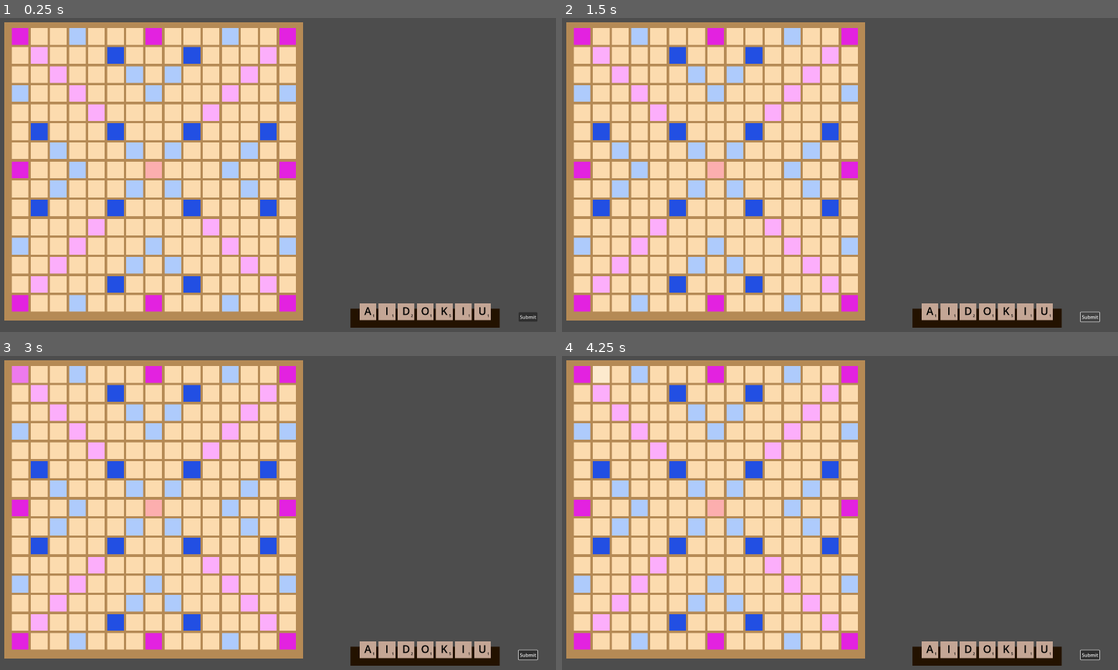
Above: before the commit, frames 1-4 (two rows, left to right).
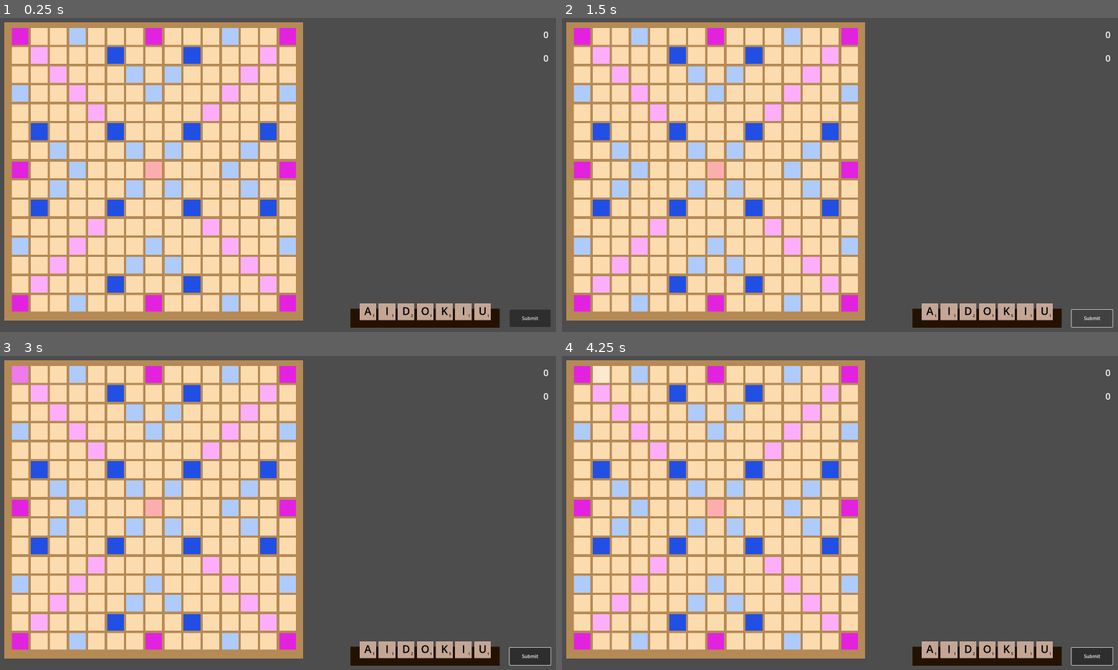
Above: after the commit, the same moments.

Repository: frances-m/scrabble-clone
Game: Godot game, scene res://scrabble.tscn
Same seed, same stepped clock (60 frames per second), same inputs: the game is played once before the commit and once after it.
Inputs (mouse positions are in pixels of both pictures, inside the frame that each line leads up to):
- Up to frame 1 (0.25 s): no input
- Up to frame 2 (1.5 s): click "Submit" at 0.5 s; click "Submit" at 1.25 s
- Up to frame 3 (3 s): click "Submit" at 2 s; tap Enter at 2.75 s; move the mouse to (22, 374) at 2.77 s; click (22, 374) at 2.85 s
- Up to frame 4 (4.25 s): tap Space at 3.5 s; move the mouse to (600, 374) at 3.52 s; click (600, 374) at 3.6 s

The runs differ from the first frame. In frame 1, 0.4% of the frame differs, in the area x 69-99%, y 4-99%; in frame 2, 0.2%; in frame 3, 0.5%, in the area x 69-100%, y 4-99%; in frame 4, 0.5%.

Commit message:
display and update score

Diff:
--- a/board_state.gd
+++ b/board_state.gd
@@ -15,10 +15,12 @@
 		"col": square.col,
 	})
 	tile.square = square
+	square.tile = tile
 	tile.connect("started_moving", Callable(self, "_remove_from_pending"))
 
 func _remove_from_pending(tile: Sprite2D) -> void:
 	tile.disconnect("started_moving", Callable(self, "_remove_from_pending"))
+	tile.square.tile = null
 	tile.square = null
 	var idx = pending_tiles.find_custom(func(t): return t["tile"] == tile)
 	if idx == -1:
--- a/globals.gd
+++ b/globals.gd
@@ -1,4 +1,6 @@
 extends Node
+
+var current_player: int = 1
 
 var tile_size: float = 54.0
 
--- /dev/null
+++ b/score.gd
@@ -0,0 +1,11 @@
+extends Control
+
+func _ready() -> void:
+	Scorer.connect("score_updated", Callable(self, "update_score"))
+
+func get_player() -> int:
+	return get_meta("player", 0)
+
+func update_score(player: int, score: int) -> void:
+	if get_player() == player:
+		%Label.text = str(score)
--- /dev/null
+++ b/score.tscn
@@ -0,0 +1,25 @@
+[gd_scene load_steps=2 format=3 uid="uid://camdjstu0b8b6"]
+
+[ext_resource type="Script" uid="uid://cm0axl3agc4lv" path="res://score.gd" id="1_t1x8i"]
+
+[node name="Score" type="Control"]
+layout_mode = 3
+anchors_preset = 15
+anchor_right = 1.0
+anchor_bottom = 1.0
+offset_right = -1715.0
+offset_bottom = -1034.0
+grow_horizontal = 2
+grow_vertical = 2
+script = ExtResource("1_t1x8i")
+metadata/player = 0
+
+[node name="Label" type="RichTextLabel" parent="."]
+unique_name_in_owner = true
+layout_mode = 0
+offset_right = 185.0
+offset_bottom = 43.0
+theme_override_font_sizes/normal_font_size = 30
+text = "0"
+horizontal_alignment = 2
+vertical_alignment = 1
--- a/scorer.gd
+++ b/scorer.gd
@@ -1,9 +1,13 @@
 extends Node
+
+var first_move: bool = true;
 
 var player1_score: int = 0;
 var player2_score: int = 0;
 
 @onready var WORD_LIST = load_word_list()
+
+signal score_updated(player: int, score: int)
 
 func score(pending_tiles: Array) -> bool:
 	if pending_tiles.size() < 1:
@@ -25,9 +29,16 @@
 	var has_gap = false
 	var word_multiplier = 1
 	var score_tally = 0
+	var on_starting_square = false;
 
 	for t in pending_tiles:
 		var tile = t["tile"]
+
+		# flag if on start square
+		if tile.square.type == "SS":
+			on_starting_square = true
+
+		# calculate score
 		letters.append(tile.get_tile_letter())
 		var tile_value = tile.get_value()
 		if tile.square.get_mult_type() == "word":
@@ -38,6 +49,9 @@
 
 	score_tally *= word_multiplier
 
+	if first_move && !on_starting_square:
+		return false
+
 	if has_gap:
 		return false
 
@@ -45,7 +59,16 @@
 	if !is_valid_word(word):
 		return false
 
-	print(score_tally)
+	var player = Globals.current_player
+	if player == 1:
+		player1_score += score_tally
+	else:
+		player2_score += score_tally
+
+	first_move = false
+
+	emit_signal("score_updated", player, score_tally)
+
 	return true
 
 func is_valid_word(word: String) -> bool:
--- a/scrabble.tscn
+++ b/scrabble.tscn
@@ -1,8 +1,9 @@
-[gd_scene load_steps=4 format=3 uid="uid://1wv1877ickdx"]
+[gd_scene load_steps=5 format=3 uid="uid://1wv1877ickdx"]
 
 [ext_resource type="PackedScene" uid="uid://c0dtwaassli2a" path="res://rack.tscn" id="2_pbdxk"]
 [ext_resource type="PackedScene" uid="uid://cgtso5mntix66" path="res://game_board.tscn" id="2_xtowr"]
 [ext_resource type="PackedScene" uid="uid://ctbn7g46l8ifn" path="res://submit_button.tscn" id="3_pbdxk"]
+[ext_resource type="PackedScene" uid="uid://camdjstu0b8b6" path="res://score.tscn" id="4_4etum"]
 
 [node name="Scrabble" type="Node2D"]
 
@@ -13,4 +14,18 @@
 position = Vector2(1453, 1008)
 
 [node name="SubmitButton" parent="." instance=ExtResource("3_pbdxk")]
-position = Vector2(1766, 990)
+position = Vector2(1736, 981)
+
+[node name="Player1Score" parent="." instance=ExtResource("4_4etum")]
+offset_left = 1681.0
+offset_top = 37.0
+offset_right = 1681.0
+offset_bottom = 37.0
+metadata/player = 1
+
+[node name="Player2Score" parent="." instance=ExtResource("4_4etum")]
+offset_left = 1681.0
+offset_top = 116.0
+offset_right = 1681.0
+offset_bottom = 116.0
+metadata/player = 2
--- a/square.gd
+++ b/square.gd
@@ -13,17 +13,23 @@
 var row: int = 0
 var col: int = 0
 var mouse_over: bool = false
+var tile
 
 func _ready() -> void:
 	set_color()
 
 func _process(_delta: float) -> void:
+	place_tile()
+
+func place_tile() -> void:
+	if tile:
+		return
+
 	var selected_tile = Globals.selected_tile
 	if mouse_over && Input.is_action_just_released("left_click") && selected_tile:
 		selected_tile.position = get_parent().position + position
 		selected_tile.placed = true
 		BoardState.place_tile(selected_tile, self)
-
 
 func set_type(new_type: String) -> void:
 	type = new_type
--- a/submit_button.tscn
+++ b/submit_button.tscn
@@ -6,8 +6,8 @@
 script = ExtResource("1_rftfm")
 
 [node name="Button" type="Button" parent="."]
-offset_right = 25.0
-offset_bottom = 8.0
+offset_right = 137.0
+offset_bottom = 58.0
 text = "Submit"
 
 [connection signal="button_up" from="Button" to="." method="_on_button_button_up"]
--- a/tile_sprite.gd
+++ b/tile_sprite.gd
@@ -44,10 +44,12 @@
 	if is_moving && Input.is_action_just_released("left_click"):
 		emit_signal("finished_moving", self, placed)
 		Globals.selected_tile = null
+		z_index = 1
 		is_moving = false
 	elif !is_moving && Input.is_action_just_pressed("left_click") && mouse_over:
 		placed = false
 		Globals.selected_tile = self
+		z_index = 2
 		is_moving = true
 		emit_signal("started_moving", self)
 
--- a/tile_sprite.tscn
+++ b/tile_sprite.tscn
@@ -16,9 +16,37 @@
 [node name="Tile" type="Sprite2D"]
 script = ExtResource("1_385rl")
 
+[node name="ColorRect" type="ColorRect" parent="."]
+offset_left = -28.0
+offset_top = -28.0
+offset_right = 28.0
+offset_bottom = 28.0
+mouse_filter = 2
+color = Color(0.766932, 0.650453, 0.582913, 1)
+
+[node name="Letter" type="RichTextLabel" parent="."]
+unique_name_in_owner = true
+anchors_preset = 15
+anchor_right = 1.0
+anchor_bottom = 1.0
+offset_left = -28.0
+offset_top = -31.0
+offset_right = 28.0
+offset_bottom = 25.0
+grow_horizontal = 2
+grow_vertical = 2
+mouse_filter = 2
+theme = SubResource("Theme_tph7k")
+theme_override_colors/default_color = Color(0, 0, 0, 1)
+bbcode_enabled = true
+text = "A"
+fit_content = true
+horizontal_alignment = 1
+vertical_alignment = 1
+metadata/_edit_use_anchors_ = true
+
 [node name="Value" type="RichTextLabel" parent="."]
 unique_name_in_owner = true
-z_index = 1
 anchors_preset = -1
 anchor_left = 44.5
 anchor_top = 53.0
@@ -48,35 +76,6 @@
 shape = SubResource("RectangleShape2D_un0db")
 one_way_collision_margin = 0.0
 
-[node name="ColorRect" type="ColorRect" parent="Area2D/CollisionShape2D"]
-offset_left = -28.0
-offset_top = -28.0
-offset_right = 28.0
-offset_bottom = 28.0
-mouse_filter = 2
-color = Color(0.766932, 0.650453, 0.582913, 1)
-
-[node name="Letter" type="RichTextLabel" parent="Area2D/CollisionShape2D"]
-unique_name_in_owner = true
-anchors_preset = 15
-anchor_right = 1.0
-anchor_bottom = 1.0
-offset_left = -28.0
-offset_top = -31.0
-offset_right = 28.0
-offset_bottom = 25.0
-grow_horizontal = 2
-grow_vertical = 2
-mouse_filter = 2
-theme = SubResource("Theme_tph7k")
-theme_override_colors/default_color = Color(0, 0, 0, 1)
-bbcode_enabled = true
-text = "A"
-fit_content = true
-horizontal_alignment = 1
-vertical_alignment = 1
-metadata/_edit_use_anchors_ = true
-
 [connection signal="area_entered" from="Area2D" to="." method="_on_area_2d_area_entered"]
 [connection signal="area_exited" from="Area2D" to="." method="_on_area_2d_area_exited"]
 [connection signal="body_entered" from="Area2D" to="." method="_on_area_2d_body_entered"]
Not shown, added: score.gd.uid
